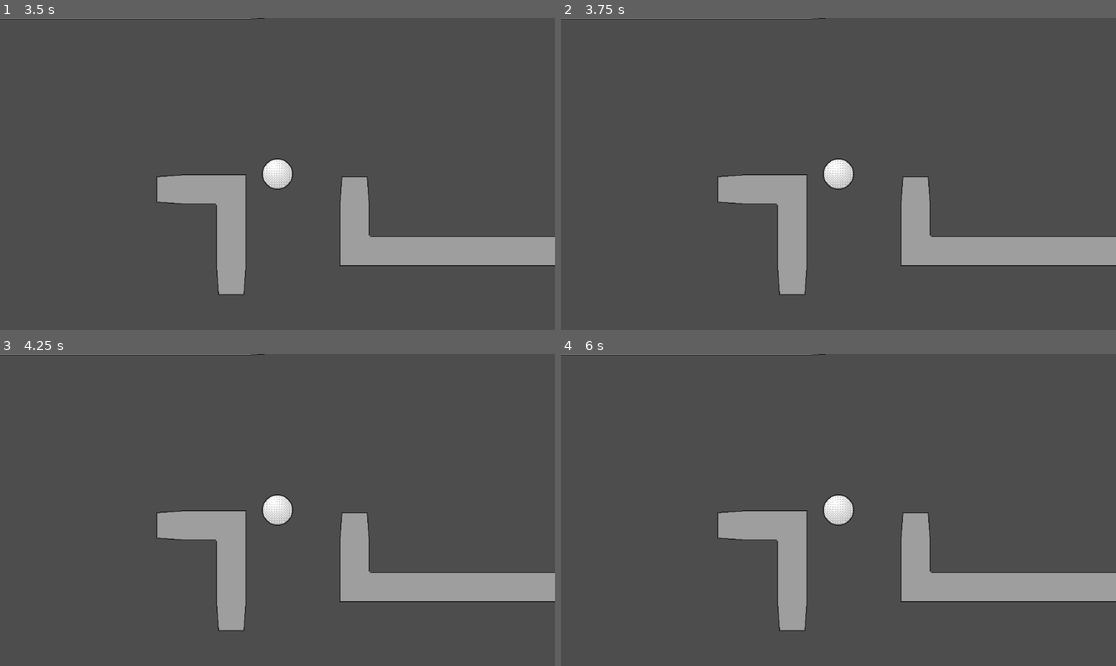
Above: before the commit, frames 1-4 (two rows, left to right).
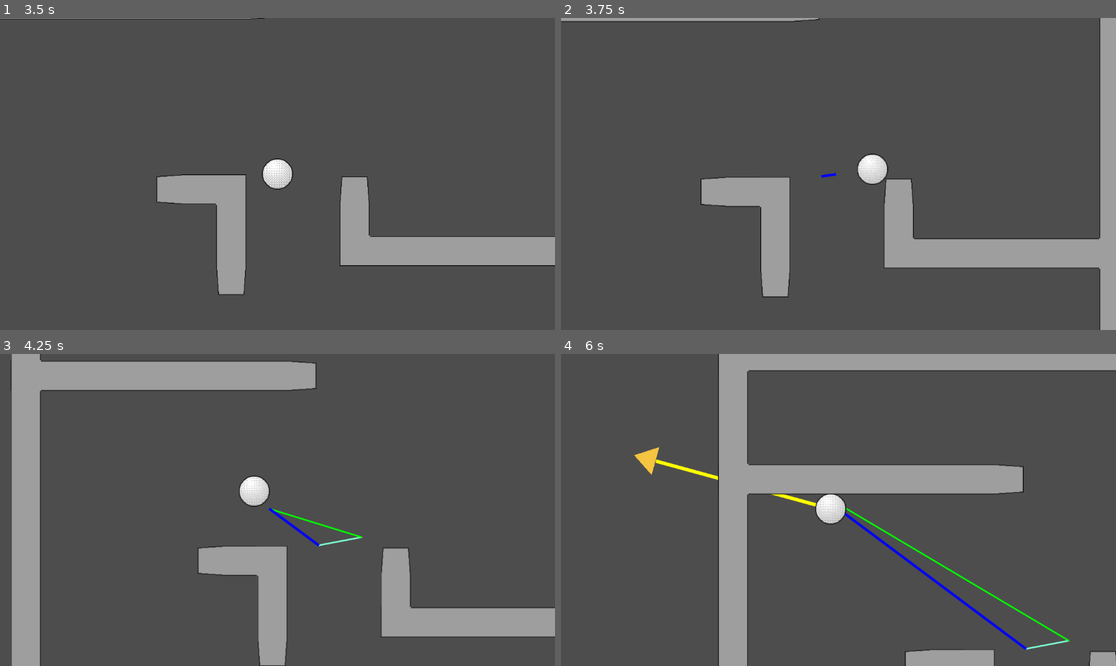
Above: after the commit, the same moments.

Repository: EightLimbed/physics-golf
Game: Godot game, scene res://Game.tscn
Two runs of this game, one before a commit and one after it. Both use one fixed random seed, a clock stepped at 60 frames per second and the inputs below.
Inputs (mouse positions are in pixels of both pictures, inside the frame that each line leads up to):
- Up to frame 1 (3.5 s): click (277, 174) at 0.52 s; click (277, 174) at 1.27 s; click (277, 174) at 2.02 s; tap Enter (ui_accept) at 2.75, 3.02, 3.05, 3.32 s; press the mouse at (277, 174) at 2.78 s
- Up to frame 2 (3.75 s): tap Enter (ui_accept) at 3.5, 3.6 s; move the mouse to (727, 189) at 3.52 s; release the mouse at (727, 189) at 3.53 s
- Up to frame 3 (4.25 s): tap Enter (ui_accept) at 3.77, 4.07 s; click (166, 525) at 3.8 s
- Up to frame 4 (6 s): move the mouse to (894, 441) at 4.27 s; press the mouse at (894, 441) at 4.28 s; tap Enter (ui_accept) at 4.55, 5.27, 5.57 s; move the mouse to (810, 572) at 5.02 s; release the mouse at (810, 572) at 5.03 s; click (810, 572) at 5.1 s; move the mouse to (1005, 556) at 5.77 s; hold Enter (ui_accept) from 5.78 s (still down)

Frame 1 is identical in both runs. In frame 2, 8.9% of the frame differs, in the area x 0-100%, y 0-100%; in frame 3, 24%; in frame 4, 23%.

Commit message:
Finished Launching, Fixed Vector Conversion

Diff:
--- a/Ball.gd
+++ b/Ball.gd
@@ -3,26 +3,54 @@
 @onready var game = get_parent()
 var launch_ready : bool = false
 
-# Called when the node enters the scene tree for the first time.
 func _ready() -> void:
 	game.vectors.append(position)
 
-# Called every frame. 'delta' is the elapsed time since the previous frame.
 func _process(_delta: float) -> void:
-
-	if Input.is_action_just_released("Launch") and launch_ready:
-		apply_central_impulse(-get_local_mouse_position()*2)
-		launch_ready = false
+	if launch_ready:
+		queue_redraw()
+		$Label.show()
+		$Sprite2D2.show()
+		$Sprite2D2.position = -get_local_mouse_position()
+		$Sprite2D2.rotation = get_local_mouse_position().angle()-PI/2
+		$Label.text = cartesian_to_kinematics(-get_local_mouse_position())
+	else:
+		$Label.hide()
+		$Sprite2D2.hide()
 
 func _on_body_entered(_body: Node) -> void:
 	game.vectors.append(position)
 	print(game.vectors)
 
-func _on_mouse_entered() -> void:
-	if Input.is_action_pressed("Launch"):
-		print("entered")
-		launch_ready = true
-
 func _draw() -> void:
 	if launch_ready:
-		draw_line(position, get_local_mouse_position(), Color.YELLOW, 6, true)
+		draw_line(Vector2.ZERO, -get_local_mouse_position(), Color.YELLOW, 6, true)
+
+func cartesian_to_kinematics(df : Vector2):
+	var dir = rad_to_deg(df.angle())
+	if dir < 0:
+		dir += 360
+	if round(dir) == 0:
+		return str(round(df.length()/100))+"m/s [W]"
+	elif 90 > dir and dir > 0:
+		return str(round(df.length()/100))+"m/s [E "+str(round(dir))+"\u00B0 S]"
+	elif round(dir) == 90:
+		return str(round(df.length()/100))+"m/s [S]"
+	elif 180 > dir and dir > 90:
+		return str(round(df.length()/100))+"m/s [S "+str(round(dir-90))+"\u00B0 W]"
+	elif round(dir) == 180:
+		return str(round(df.length()/100))+"m/s [E]"
+	elif 270 > dir and dir > 180:
+		return str(round(df.length()/100))+"m/s [W "+str(round(dir-180))+"\u00B0 N]"
+	elif round(dir) == 270:
+		return str(round(df.length()/100))+"m/s [N]"
+	elif 360 > dir and dir > 270:
+		return str(round(df.length()/100))+"m/s [N "+str(round(dir-270))+"\u00B0 E]"
+
+func _on_texture_button_button_down() -> void:
+	launch_ready = true
+
+func _on_texture_button_button_up() -> void:
+	apply_central_impulse(-get_local_mouse_position()*2)
+	launch_ready = false
+	queue_redraw()
--- a/Ball.tscn
+++ b/Ball.tscn
@@ -1,18 +1,18 @@
-[gd_scene load_steps=5 format=3 uid="uid://jj2ii3lkcfr5"]
+[gd_scene load_steps=6 format=3 uid="uid://jj2ii3lkcfr5"]
 
 [ext_resource type="Script" uid="uid://dtxanybyr10vv" path="res://Ball.gd" id="1_0erf7"]
 [ext_resource type="Texture2D" uid="uid://cbqk5gontdljt" path="res://Golf Ball.png" id="1_gk6bx"]
+[ext_resource type="Texture2D" uid="uid://kv8h5yfej73o" path="res://Triangle.png" id="3_3tj6u"]
 
 [sub_resource type="PhysicsMaterial" id="PhysicsMaterial_lww6v"]
 friction = 0.0
 bounce = 1.0
 
 [sub_resource type="RectangleShape2D" id="RectangleShape2D_lww6v"]
-size = Vector2(64, 64)
+size = Vector2(48, 48)
 
 [node name="Ball" type="RigidBody2D"]
 collision_layer = 2
-input_pickable = true
 physics_material_override = SubResource("PhysicsMaterial_lww6v")
 gravity_scale = 0.0
 lock_rotation = true
@@ -28,5 +28,38 @@
 [node name="CollisionShape2D" type="CollisionShape2D" parent="."]
 shape = SubResource("RectangleShape2D_lww6v")
 
+[node name="Label" type="Label" parent="."]
+anchors_preset = 8
+anchor_left = 0.5
+anchor_top = 0.5
+anchor_right = 0.5
+anchor_bottom = 0.5
+offset_left = -20.0
+offset_top = -64.0
+offset_right = 20.0
+offset_bottom = -41.0
+grow_horizontal = 2
+grow_vertical = 2
+horizontal_alignment = 1
+
+[node name="Sprite2D2" type="Sprite2D" parent="."]
+scale = Vector2(0.05, 0.05)
+texture = ExtResource("3_3tj6u")
+offset = Vector2(0, -459)
+
+[node name="TextureButton" type="TextureButton" parent="."]
+anchors_preset = 8
+anchor_left = 0.5
+anchor_top = 0.5
+anchor_right = 0.5
+anchor_bottom = 0.5
+offset_left = -32.0
+offset_top = -32.0
+offset_right = 32.0
+offset_bottom = 32.0
+grow_horizontal = 2
+grow_vertical = 2
+
 [connection signal="body_entered" from="." to="." method="_on_body_entered"]
-[connection signal="mouse_entered" from="." to="." method="_on_mouse_entered"]
+[connection signal="button_down" from="TextureButton" to="." method="_on_texture_button_button_down"]
+[connection signal="button_up" from="TextureButton" to="." method="_on_texture_button_button_up"]
--- a/Game.gd
+++ b/Game.gd
@@ -1,6 +1,7 @@
 extends Node2D
 
 var vectors : Array[Vector2] = []
+var vectors_kinematics : Array[String] = []
 @onready var ball = $Ball
 
 func _input(event: InputEvent) -> void:
@@ -12,35 +13,40 @@
 		queue_redraw()
 
 func display_vector(d1 : Vector2,d2 : Vector2):
-	var label = Label.new()
-	label.text = cartesian_to_kinematics(d1+d2)
-	label.global_position = (d1+d2)/2
-	add_child(label)
+	vectors_kinematics.append(cartesian_to_kinematics(d1+d2))
+	#var label = Label.new()
+	#label.text = cartesian_to_kinematics(d1+d2)
+	#label.horizontal_alignment = HORIZONTAL_ALIGNMENT_CENTER
+	#add_child(label)
 
 func cartesian_to_kinematics(df : Vector2):
 	var dir = rad_to_deg(df.angle())
 	if dir < 0:
 		dir += 360
-	if dir == 0:
+	if round(dir) == 0:
 		return str(round(df.length()/100))+"m [W]"
 	elif 90 > dir and dir > 0:
-		return str(round(df.length()/100))+"m [W "+str(dir)+"\u00B0 N]"
-	elif dir == 90:
-		return str(round(df.length()/100))+"m [N]"
+		return str(round(df.length()/100))+"m [E "+str(round(dir))+"\u00B0 S]"
+	elif round(dir) == 90:
+		return str(round(df.length()/100))+"m [S]"
 	elif 180 > dir and dir > 90:
-		return str(round(df.length()/100))+"m [N "+str(dir-90)+"\u00B0 E]"
-	elif dir == 180:
+		return str(round(df.length()/100))+"m [S "+str(round(dir-90))+"\u00B0 W]"
+	elif round(dir) == 180:
 		return str(round(df.length()/100))+"m [E]"
 	elif 270 > dir and dir > 180:
-		return str(round(df.length()/100))+"m [W "+str(dir)+"\u00B0 N]"
-	elif dir == 270:
-		return str(round(df.length()/100))+"m [S]"
+		return str(round(df.length()/100))+"m [W "+str(round(dir-180))+"\u00B0 N]"
+	elif round(dir) == 270:
+		return str(round(df.length()/100))+"m [N]"
 	elif 360 > dir and dir > 270:
-		return str(round(df.length()/100))+"m [N "+str(dir-90)+"\u00B0 E]"
+		return str(round(df.length()/100))+"m [N "+str(round(dir-270))+"\u00B0 E]"
 
 func _draw() -> void:
 	vectors.append(ball.position)
 	if vectors.size() > 1:
-		draw_polyline(vectors, Color.AQUAMARINE, 2, true)
+		for i in vectors.size()-1:
+			if round(i/2.0) == i/2.0:
+				draw_line(vectors[i], vectors[i+1], Color.AQUAMARINE, 2, true)
+			else:
+				draw_line(vectors[i], vectors[i+1], Color.GREEN, 2, true)
 		draw_line(vectors[0],ball.position, Color.BLUE, 4, true)
 	vectors.remove_at(vectors.size()-1)
Binary file added: Triangle.png
Not shown, added: Triangle.png.import
